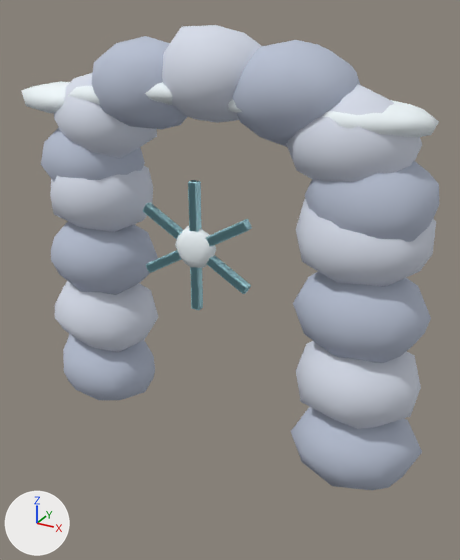
Renders of the glTF model assets/northern/northern_pass_arch.glb from each side of a commit.
Rendered twice from a camera (50 mm lens) standing at (6.79, -11.78, 10.09) and looking at (0.24, 0.13, 4.13). The axes (+X, +Y, +Z) are drawn at lower left. The lights are the same throughout. The older version comes first. Vertices at exactly the same position are counted once.

In view in the first picture: 'northern_pass_arch.001'.
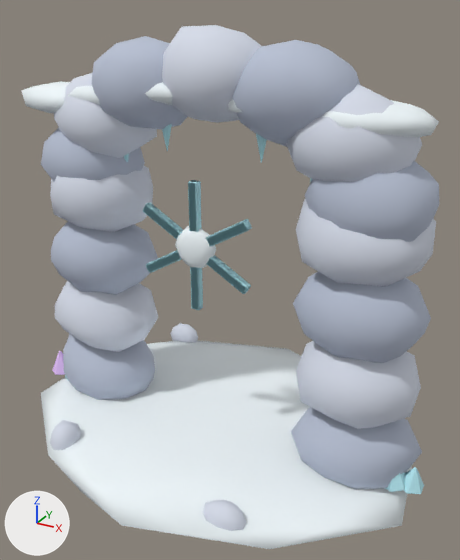
Edits to the scene script, one JSON object a line:
```json
{"op": "add", "block": "mat_mrn_wisp_b", "code": ["mat_mrn_wisp_b = principled_material('MRN_wisp_b')", "mat_mrn_wisp_b.base_color = (0.76, 0.52, 0.94)  # purple #e2bff8", "mat_mrn_wisp_b.roughness = 0.88"]}
{"block": "me_icosphere_084", "where": "# used by ob_northern_pass_arch_001; location = (-3.45, 0.0, 6.55)"}
{"op": "remove", "block": "me_icosphere_084", "code": "me_icosphere_084.from_pydata(...)  # 1206 vertices, 2326 faces; spans x -1.78..8.45, y -1.22..1.22, z -6.73..3.08"}
{"op": "add", "block": "me_icosphere_084", "code": "me_icosphere_084.from_pydata(...)  # 2406 vertices, 4654 faces; spans x -1.83..8.66, y -4.07..4.63, z -6.73..3.08"}
{"block": "me_icosphere_084", "change": "me_icosphere_084 part 1: 720 vertices added at x -1.83..8.66, y -4.07..4.63, z -6.69..-5.29"}
{"block": "me_icosphere_084", "change": "me_icosphere_084 part 2: 242 vertices added at x -0.15..2.45, y -0.38..-0.02, z -0.12..1.4"}
{"block": "me_icosphere_084", "change": "me_icosphere_084 part 3: 238 vertices added at x 4.45..7.05, y -0.38..-0.02, z -0.12..1.4"}
{"op": "add", "block": "me_icosphere_084", "code": "me_icosphere_084.materials.append(mat_mrn_wisp_b)  # purple #e2bff8"}
```

Pixel boxes (x1, y1, x2, y2) of what changed, in the pictures (460 x 560 px):
```json
{"object": "northern_pass_arch.001", "change": "reshaped", "before": [21, 25, 440, 490], "after": [21, 25, 440, 549], "on screen": "13% taller"}
{"part": 1, "of": "me_icosphere_084", "change": "added", "after": [41, 323, 424, 549]}
{"part": 2, "of": "me_icosphere_084", "change": "added", "after": [124, 124, 172, 162], "on screen": "mostly hidden"}
{"part": 3, "of": "me_icosphere_084", "change": "added", "after": [256, 134, 312, 182], "on screen": "mostly hidden"}
```
